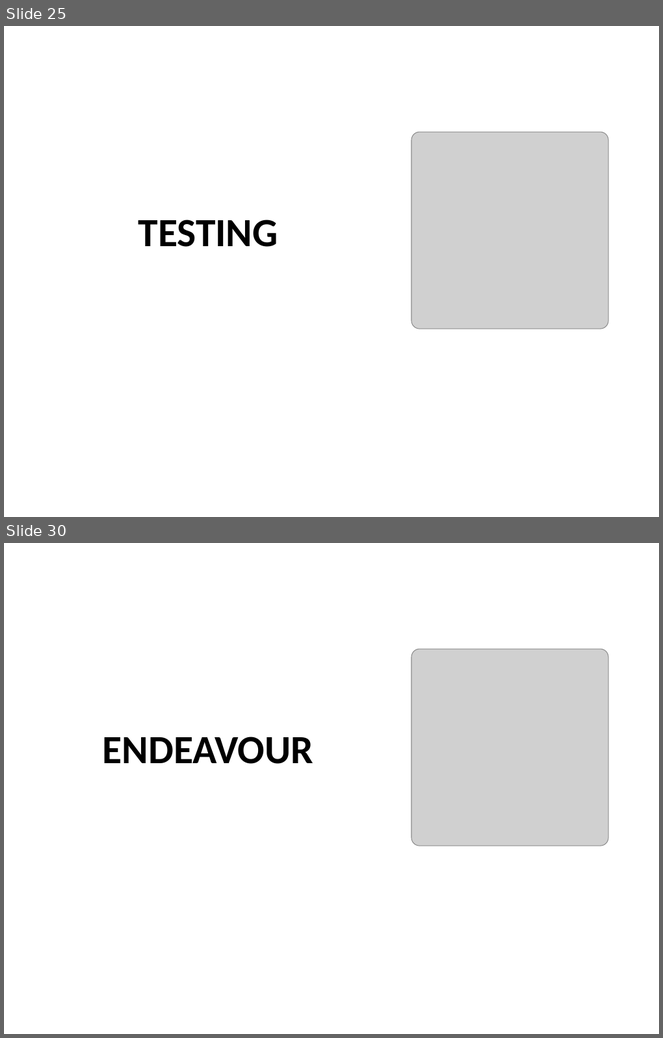
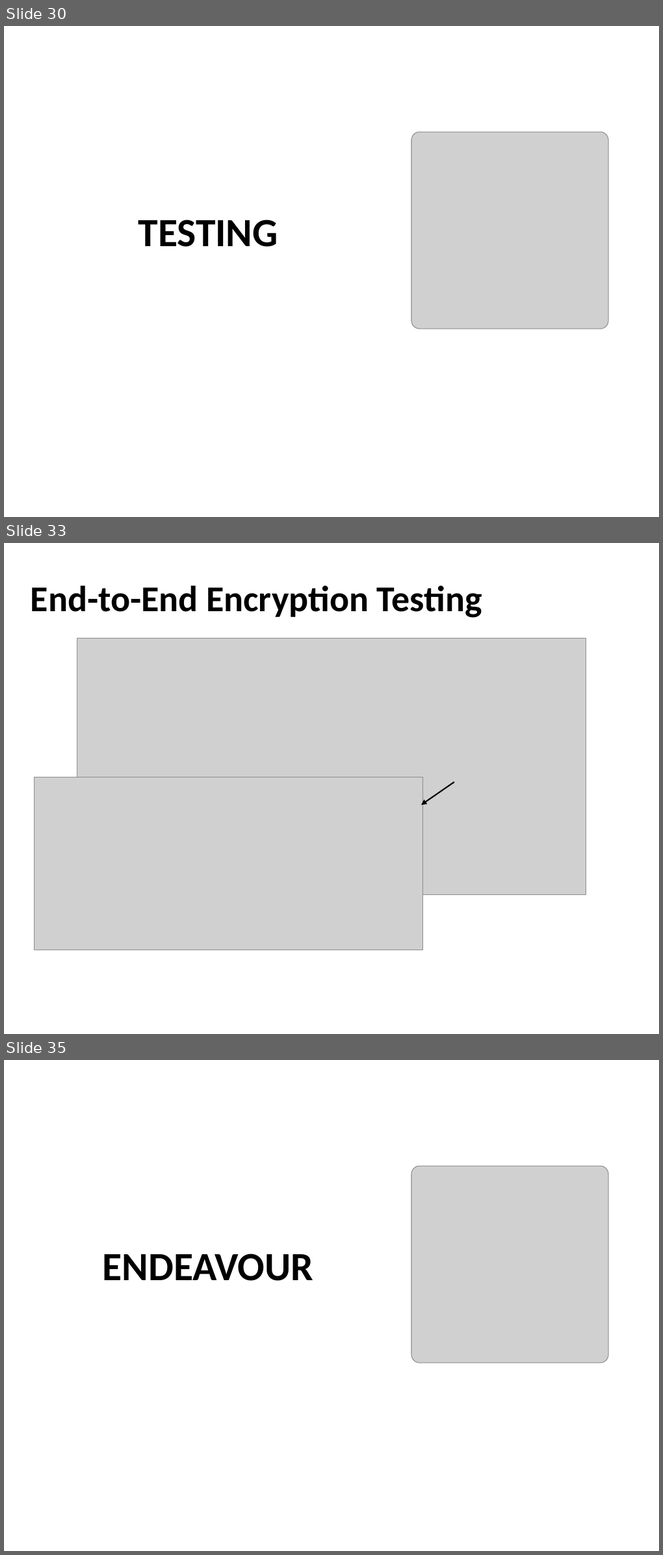
Before and after one commit to HAMZAZAWARI2/selfdm_, a slide deck: Fyp_presentation_part_01.pptx. Shown one above the other, each under a label of ours: slides 25 and 30 before the commit, slides 30, 33 and 35 after it; the slides between them are not shown. The pictures are 663x1038 and 663x1555 pixels, drawn with LibreOffice and Linux fonts; fonts in the diff are those of the drawing; grey boxes stand for pictures; background and template pictures are left out. Boxes give left, top, right and bottom in pixels: in the first picture for what was removed or moved away, otherwise in the second. Text is boxed around its words. In the diff, an @@ line names an element or a change of style, - is before the commit and + after.

```diff
--- a/Fyp_presentation_part_01.pptx
+++ b/Fyp_presentation_part_01.pptx
@@ slide 33 added at (4, 543, 659, 1034), background picture (left out) @@
@@ title added at (31, 585, 482, 618), 40 pt, text #000000, bold @@
+End-to-End Encryption Testing
@@ picture added at (77, 638, 586, 895) @@
@@ picture added at (34, 778, 423, 951) @@
@@ arrow added from (454, 782) to (421, 805), #000000 1.5 pt @@
@@ what was slide 25 is now slide 30 @@
@@ what was slide 30 is now slide 35 @@
```
Also in this commit, not shown: 7 slides changed, 9 other slides added, 7 slides removed.
